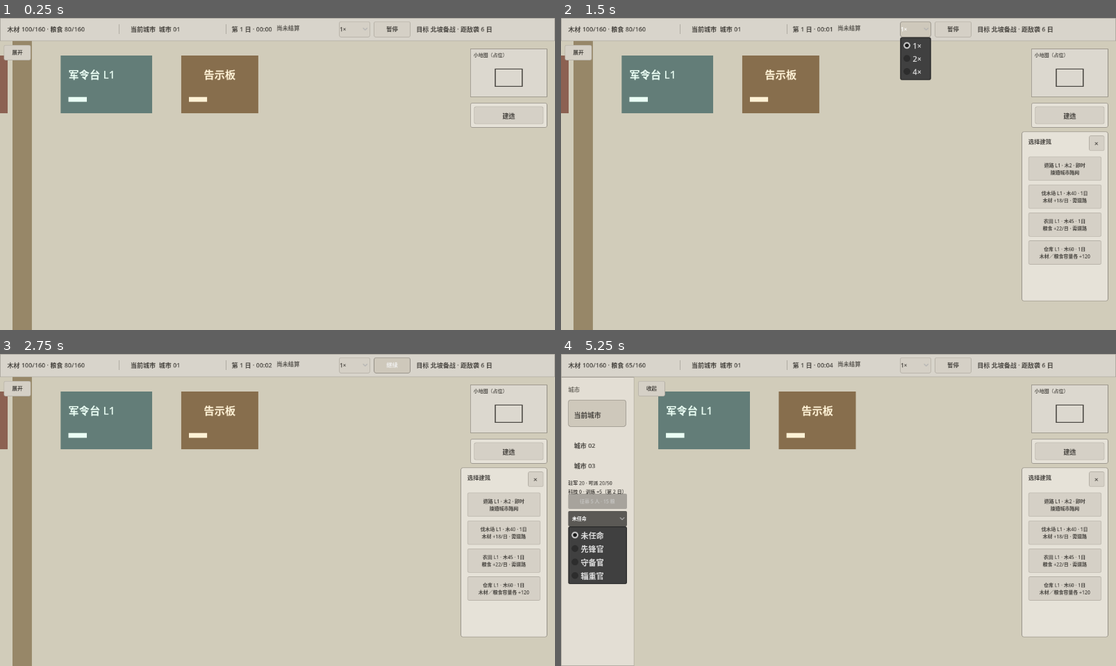
Above: before the commit, frames 1-4 (two rows, left to right).
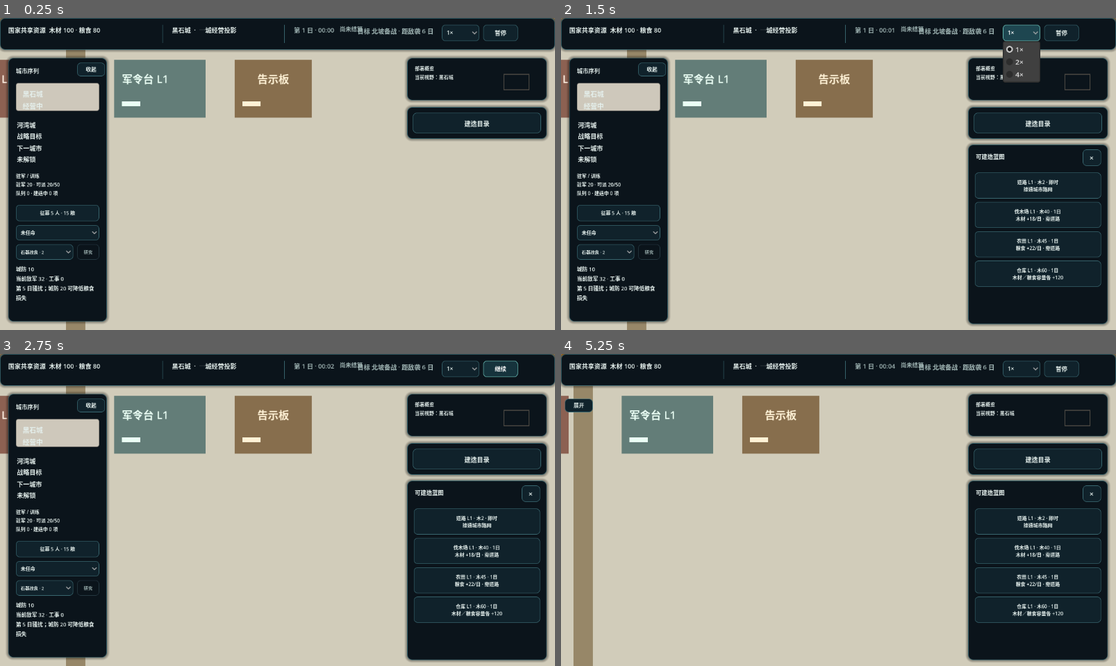
Above: after the commit, the same moments.

Repository: dodabojcuk-sys/Peace-Under-Heaven
Game: Godot game, scene res://scenes/blank_map.tscn
The game is run twice, just before and just after one commit, with the same random seed, the same clock (stepped at 60 frames per second) and the same inputs.
Inputs (mouse positions are in pixels of both pictures, inside the frame that each line leads up to):
- Up to frame 1 (0.25 s): no input
- Up to frame 2 (1.5 s): click "建造" (after the commit: "建造目录") at 0.5 s; click "1×" at 1.25 s
- Up to frame 3 (2.75 s): click "暂停" at 2 s
- Up to frame 4 (5.25 s): click "继续" at 2.75 s; click "展开" (after the commit: "收起") at 3.5 s; click (599, 500) at 4.25 s, where only the run before the commit has a clickable "征募 5 人 · 15 粮"; click (599, 519) at 5 s, where only the run before the commit has a clickable "未任命"

The runs differ from the first frame. In frame 1, 39% of the frame differs, in the area x 0-100%, y 0-100%; in frame 2, 54%; in frame 3, 54%; in frame 4, 49%.

Commit message:
feat: rebuild inner city overview and building context

Diff:
--- /dev/null
+++ b/resources/ui/inner_city_theme.tres
@@ -0,0 +1,75 @@
+[gd_resource type="Theme" load_steps=5 format=3]
+
+[sub_resource type="StyleBoxFlat" id="StyleBoxFlat_panel"]
+bg_color = Color(0.055, 0.078, 0.105, 0.96)
+border_width_left = 1
+border_width_top = 1
+border_width_right = 1
+border_width_bottom = 1
+border_color = Color(0.235, 0.345, 0.4, 0.88)
+corner_radius_top_left = 10
+corner_radius_top_right = 10
+corner_radius_bottom_right = 10
+corner_radius_bottom_left = 10
+shadow_color = Color(0, 0, 0, 0.32)
+shadow_size = 6
+
+[sub_resource type="StyleBoxFlat" id="StyleBoxFlat_button"]
+bg_color = Color(0.105, 0.16, 0.2, 1)
+border_width_left = 1
+border_width_top = 1
+border_width_right = 1
+border_width_bottom = 1
+border_color = Color(0.33, 0.56, 0.62, 0.9)
+corner_radius_top_left = 7
+corner_radius_top_right = 7
+corner_radius_bottom_right = 7
+corner_radius_bottom_left = 7
+content_margin_left = 12.0
+content_margin_top = 7.0
+content_margin_right = 12.0
+content_margin_bottom = 7.0
+
+[sub_resource type="StyleBoxFlat" id="StyleBoxFlat_button_hover"]
+bg_color = Color(0.14, 0.255, 0.29, 1)
+border_width_left = 1
+border_width_top = 1
+border_width_right = 1
+border_width_bottom = 1
+border_color = Color(0.55, 0.83, 0.82, 1)
+corner_radius_top_left = 7
+corner_radius_top_right = 7
+corner_radius_bottom_right = 7
+corner_radius_bottom_left = 7
+content_margin_left = 12.0
+content_margin_top = 7.0
+content_margin_right = 12.0
+content_margin_bottom = 7.0
+
+[sub_resource type="StyleBoxFlat" id="StyleBoxFlat_button_disabled"]
+bg_color = Color(0.075, 0.1, 0.125, 0.92)
+border_width_left = 1
+border_width_top = 1
+border_width_right = 1
+border_width_bottom = 1
+border_color = Color(0.19, 0.25, 0.28, 0.75)
+corner_radius_top_left = 7
+corner_radius_top_right = 7
+corner_radius_bottom_right = 7
+corner_radius_bottom_left = 7
+content_margin_left = 12.0
+content_margin_top = 7.0
+content_margin_right = 12.0
+content_margin_bottom = 7.0
+
+[resource]
+default_font_size = 15
+Label/colors/font_color = Color(0.88, 0.93, 0.92, 1)
+Panel/styles/panel = SubResource("StyleBoxFlat_panel")
+Button/colors/font_color = Color(0.86, 0.96, 0.94, 1)
+Button/colors/font_hover_color = Color(1, 1, 1, 1)
+Button/colors/font_disabled_color = Color(0.47, 0.55, 0.57, 1)
+Button/styles/normal = SubResource("StyleBoxFlat_button")
+Button/styles/hover = SubResource("StyleBoxFlat_button_hover")
+Button/styles/pressed = SubResource("StyleBoxFlat_button_hover")
+Button/styles/disabled = SubResource("StyleBoxFlat_button_disabled")
--- a/scenes/blank_map.tscn
+++ b/scenes/blank_map.tscn
@@ -5,6 +5,8 @@
 [ext_resource type="Script" path="res://scripts/building_selection_controller.gd" id="3_selection"]
 [ext_resource type="PackedScene" path="res://scenes/world_map_v0.tscn" id="4_world_map"]
 [ext_resource type="PackedScene" path="res://scenes/blackstone_expedition_mvp.tscn" id="5_mvp"]
+[ext_resource type="Script" path="res://scripts/inner_city_ui_r0.gd" id="6_inner_city_ui"]
+[ext_resource type="Theme" path="res://resources/ui/inner_city_theme.tres" id="7_inner_city_theme"]
 
 [sub_resource type="StyleBoxFlat" id="StyleBoxFlat_top_bar"]
 bg_color = Color(0.847059, 0.831373, 0.796078, 1)
@@ -457,6 +459,8 @@
 grow_horizontal = 2
 grow_vertical = 2
 mouse_filter = 2
+theme = ExtResource("7_inner_city_theme")
+script = ExtResource("6_inner_city_ui")
 
 [node name="TopStatusBar" type="Panel" parent="UI/Shell"]
 layout_mode = 0
@@ -1077,12 +1081,35 @@
 状态：施工中"
 autowrap_mode = 2
 
+[node name="UpgradeStatusCard" type="Label" parent="UI/Shell/BuildingDetailPanel"]
+layout_mode = 0
+offset_left = 20.0
+offset_top = 316.0
+offset_right = 260.0
+offset_bottom = 376.0
+mouse_filter = 2
+theme_override_colors/font_color = Color(0.364706, 0.352941, 0.329412, 1)
+theme_override_font_sizes/font_size = 12
+text = "升级状态\n当前权威未提供升级写入命令"
+autowrap_mode = 2
+
+[node name="UpgradeButton" type="Button" parent="UI/Shell/BuildingDetailPanel"]
+layout_mode = 0
+offset_left = 20.0
+offset_top = 386.0
+offset_right = 260.0
+offset_bottom = 420.0
+focus_mode = 0
+mouse_default_cursor_shape = 2
+theme_override_font_sizes/font_size = 12
+text = "查看升级门禁"
+
 [node name="RemoveButton" type="Button" parent="UI/Shell/BuildingDetailPanel"]
 layout_mode = 0
 offset_left = 20.0
-offset_top = 314.0
+offset_top = 430.0
 offset_right = 260.0
-offset_bottom = 346.0
+offset_bottom = 464.0
 focus_mode = 0
 mouse_default_cursor_shape = 2
 theme_override_colors/font_color = Color(0.364706, 0.24, 0.2, 1)
@@ -1091,6 +1118,50 @@
 theme_override_styles/hover = SubResource("StyleBoxFlat_current_city")
 theme_override_styles/pressed = SubResource("StyleBoxFlat_current_city")
 text = "移除建筑（原型）"
+
+[node name="UpgradeConfirmation" type="Control" parent="UI/Shell/BuildingDetailPanel"]
+visible = false
+layout_mode = 1
+anchors_preset = 15
+anchor_right = 1.0
+anchor_bottom = 1.0
+grow_horizontal = 2
+grow_vertical = 2
+mouse_filter = 1
+
+[node name="ConfirmationText" type="Label" parent="UI/Shell/BuildingDetailPanel/UpgradeConfirmation"]
+layout_mode = 0
+offset_left = 20.0
+offset_top = 88.0
+offset_right = 260.0
+offset_bottom = 226.0
+mouse_filter = 2
+theme_override_font_sizes/font_size = 14
+horizontal_alignment = 1
+vertical_alignment = 1
+autowrap_mode = 2
+
+[node name="ConfirmUpgradeButton" type="Button" parent="UI/Shell/BuildingDetailPanel/UpgradeConfirmation"]
+layout_mode = 0
+offset_left = 20.0
+offset_top = 250.0
+offset_right = 132.0
+offset_bottom = 286.0
+focus_mode = 0
+mouse_default_cursor_shape = 2
+theme_override_font_sizes/font_size = 12
+text = "保持当前等级"
+
+[node name="CancelUpgradeButton" type="Button" parent="UI/Shell/BuildingDetailPanel/UpgradeConfirmation"]
+layout_mode = 0
+offset_left = 148.0
+offset_top = 250.0
+offset_right = 260.0
+offset_bottom = 286.0
+focus_mode = 0
+mouse_default_cursor_shape = 2
+theme_override_font_sizes/font_size = 12
+text = "返回详情"
 
 [node name="FirstWarActions" type="Control" parent="UI/Shell/BuildingDetailPanel"]
 visible = false
--- a/scripts/building_selection_controller.gd
+++ b/scripts/building_selection_controller.gd
@@ -5,6 +5,7 @@
 	NONE,
 	SELECTED,
 	REMOVE_CONFIRM,
+	UPGRADE_CONFIRM,
 }
 
 const SELECTION_OUTLINE_MARGIN := 4.0
@@ -23,6 +24,21 @@
 @onready var footprint: Label = $"../UI/Shell/BuildingDetailPanel/Footprint"
 @onready var prototype_status: Label = $"../UI/Shell/BuildingDetailPanel/PrototypeStatus"
 @onready var description: Label = $"../UI/Shell/BuildingDetailPanel/Description"
+@onready var upgrade_status_card: Label = (
+	$"../UI/Shell/BuildingDetailPanel/UpgradeStatusCard"
+)
+@onready var upgrade_button: Button = (
+	$"../UI/Shell/BuildingDetailPanel/UpgradeButton"
+)
+@onready var upgrade_confirmation: Control = (
+	$"../UI/Shell/BuildingDetailPanel/UpgradeConfirmation"
+)
+@onready var confirm_upgrade_button: Button = (
+	$"../UI/Shell/BuildingDetailPanel/UpgradeConfirmation/ConfirmUpgradeButton"
+)
+@onready var cancel_upgrade_button: Button = (
+	$"../UI/Shell/BuildingDetailPanel/UpgradeConfirmation/CancelUpgradeButton"
+)
 @onready var close_button: Button = $"../UI/Shell/BuildingDetailPanel/CloseButton"
 @onready var remove_button: Button = $"../UI/Shell/BuildingDetailPanel/RemoveButton"
 @onready var first_war_actions: Control = (
@@ -58,6 +74,9 @@
 
 func _ready() -> void:
 	close_button.pressed.connect(clear_selection)
+	upgrade_button.pressed.connect(request_upgrade_confirmation)
+	confirm_upgrade_button.pressed.connect(confirm_upgrade_gate)
+	cancel_upgrade_button.pressed.connect(cancel_upgrade_confirmation)
 	remove_button.pressed.connect(request_removal_confirmation)
 	confirm_remove_button.pressed.connect(confirm_removal)
 	cancel_remove_button.pressed.connect(cancel_removal_confirmation)
@@ -115,6 +134,7 @@
 	detail_panel.visible = false
 	noticeboard_panel.visible = false
 	removal_confirmation.visible = false
+	upgrade_confirmation.visible = false
 	first_war_actions.visible = false
 	city_gate_actions.visible = false
 	construction_controller.set_detail_panel_active(false)
@@ -133,6 +153,33 @@
 	return state == SelectionState.REMOVE_CONFIRM and has_selection()
 
 
+func is_awaiting_upgrade_confirmation() -> bool:
+	return state == SelectionState.UPGRADE_CONFIRM and has_selection()
+
+
+func request_upgrade_confirmation() -> void:
+	if not has_selection() or is_awaiting_removal_confirmation():
+		return
+	state = SelectionState.UPGRADE_CONFIRM
+	_show_upgrade_confirmation()
+
+
+func cancel_upgrade_confirmation() -> void:
+	if not is_awaiting_upgrade_confirmation():
+		return
+	state = SelectionState.SELECTED
+	_show_selected_presentation()
+
+
+func confirm_upgrade_gate() -> void:
+	if not is_awaiting_upgrade_confirmation():
+		return
+	# The current city authority deliberately exposes no building upgrade writer.
+	# This confirmation must never simulate an upgrade, cost, or save mutation.
+	state = SelectionState.SELECTED
+	_show_selected_presentation()
+
+
 func request_removal_confirmation() -> void:
 	var record: Dictionary = construction_controller.get_building_record(
 		selected_placement_id
@@ -169,6 +216,9 @@
 
 
 func handle_escape() -> bool:
+	if is_awaiting_upgrade_confirmation():
+		cancel_upgrade_confirmation()
+		return true
 	if is_awaiting_removal_confirmation():
 		cancel_removal_confirmation()
 		return true
@@ -293,6 +343,10 @@
 	remove_button.disabled = (
 		construction_controller.is_city_action_locked_for_battle()
 	)
+	upgrade_status_card.text = "升级状态\n%s\n%s" % [
+		str(build_data.level_text),
+		str(build_data.next_level_text),
+	]
 
 
 func _show_selected_presentation() -> void:
@@ -317,6 +371,7 @@
 		and bool(record.get("removable", false))
 	)
 	removal_confirmation.visible = false
+	upgrade_confirmation.visible = false
 	detail_panel.visible = true
 
 
@@ -325,6 +380,15 @@
 	for control in _get_detail_controls():
 		control.visible = false
 	removal_confirmation.visible = true
+	detail_panel.visible = true
+
+
+func _show_upgrade_confirmation() -> void:
+	panel_title.text = "升级门禁"
+	for control in _get_detail_controls():
+		control.visible = false
+	removal_confirmation.visible = false
+	upgrade_confirmation.visible = true
 	detail_panel.visible = true
 
 
@@ -345,6 +409,8 @@
 		footprint,
 		prototype_status,
 		description,
+		upgrade_status_card,
+		upgrade_button,
 		remove_button,
 	]
 
--- /dev/null
+++ b/scripts/inner_city_ui_r0.gd
@@ -0,0 +1,265 @@
+extends Control
+
+
+const SURFACE := Color("0b141b")
+const SURFACE_RAISED := Color("10222b")
+const BORDER := Color("3a6972")
+const TEXT := Color("e5f0ed")
+const MUTED_TEXT := Color("9fb4b3")
+const ACCENT := Color("76d2c7")
+const WARNING := Color("f3c56b")
+const DANGER := Color("df8d7f")
+
+@onready var construction_controller: Node = $"../../ConstructionController"
+@onready var top_status_bar: Panel = $TopStatusBar
+@onready var resource_summary: Label = $TopStatusBar/ResourceSummary
+@onready var current_city: Label = $TopStatusBar/CurrentCity
+@onready var time_summary: Label = $TopStatusBar/TimeSummary
+@onready var daily_report: Label = $TopStatusBar/DailyReport
+@onready var alert_summary: Label = $TopStatusBar/AlertSummary
+@onready var city_bar: Panel = $CityBar
+@onready var city_bar_toggle: Button = $CityBarToggle
+@onready var city_title: Label = $CityBar/Title
+@onready var city_current: Label = $CityBar/CurrentCitySelection/Label
+@onready var city_two: Label = $CityBar/City02
+@onready var city_three: Label = $CityBar/City03
+@onready var army_status: Label = $CityBar/ArmyStatus
+@onready var minimap: Panel = $MinimapPlaceholder
+@onready var minimap_label: Label = $MinimapPlaceholder/Label
+@onready var construction_entry: Panel = $ConstructionEntryPanel
+@onready var build_entry_button: Button = $ConstructionEntryPanel/BuildEntryButton
+@onready var build_mode_status: Label = $ConstructionEntryPanel/BuildModeStatus
+@onready var construction_menu: Panel = $ConstructionMenu
+@onready var detail_panel: Panel = $BuildingDetailPanel
+@onready var noticeboard_panel: Panel = $NoticeboardPanel
+
+
+func _ready() -> void:
+	_apply_visual_tokens()
+	_apply_static_copy()
+	_layout_for_viewport()
+	get_viewport().size_changed.connect(_layout_for_viewport)
+	construction_controller.city_state_changed.connect(_refresh_read_model)
+	_refresh_read_model()
+	call_deferred("_restore_product_overview")
+
+
+func _restore_product_overview() -> void:
+	# MapPanController initializes after this child and restores its legacy collapsed
+	# rail. The product successor has one active city, so its operating summary is
+	# intentionally visible by default without creating another state owner.
+	city_bar.visible = true
+	city_bar_toggle.visible = true
+
+
+func _apply_visual_tokens() -> void:
+	for panel in [
+		top_status_bar,
+		city_bar,
+		minimap,
+		construction_entry,
+		construction_menu,
+		detail_panel,
+		noticeboard_panel,
+	]:
+		panel.add_theme_stylebox_override("panel", _panel_style())
+
+	for button in find_children("*", "Button", true, false):
+		_apply_button_tokens(button as Button)
+	for label in find_children("*", "Label", true, false):
+		(label as Label).add_theme_color_override("font_color", TEXT)
+
+	for separator in [
+		$TopStatusBar/DividerOne,
+		$TopStatusBar/DividerTwo,
+		$BuildingDetailPanel/Divider,
+	]:
+		(separator as ColorRect).color = BORDER
+
+
+func _apply_static_copy() -> void:
+	city_bar.visible = true
+	city_bar_toggle.visible = true
+	city_title.text = "城市序列"
+	city_current.text = "黑石城\n经营中"
+	city_two.text = "河湾城\n战略目标"
+	city_three.text = "下一城市\n未解锁"
+	minimap_label.text = "部署概览\n当前视野：黑石城"
+	build_entry_button.text = "建造目录"
+	build_mode_status.text = "已选蓝图\n点击地块确认 · Esc 取消"
+	$ConstructionMenu/Title.text = "可建造蓝图"
+	$BuildingDetailPanel/PanelTitle.text = "建筑档案"
+	$BuildingDetailPanel/UpgradeStatusCard.text = (
+		"升级状态\n当前权威未提供升级写入命令\n不会伪造等级或扣除资源"
+	)
+	$BuildingDetailPanel/UpgradeButton.text = "查看升级门禁"
+	$BuildingDetailPanel/UpgradeConfirmation/ConfirmationText.text = (
+		"无可执行升级\n\n当前唯一城市权威尚未提供建筑升级 command。\n保持当前等级，避免伪造资源或存档写入。"
+	)
+	$BuildingDetailPanel/UpgradeConfirmation/ConfirmUpgradeButton.text = "保持当前等级"
+	$BuildingDetailPanel/UpgradeConfirmation/CancelUpgradeButton.text = "返回详情"
+
+
+func _refresh_read_model() -> void:
+	if not is_instance_valid(construction_controller):
+		return
+	var nation: Variant = construction_controller.get_nation_state()
+	if nation == null:
+		return
+	var wood: int = int(nation.get_resource(&"wood"))
+	var food: int = int(nation.get_resource(&"food"))
+	resource_summary.text = "国家共享资源  木材 %d · 粮食 %d" % [wood, food]
+	current_city.text = "黑石城  ·  一城经营投影"
+	var garrison: Dictionary = construction_controller.get_garrison_snapshot()
+	var queue: Dictionary = construction_controller.get_training_queue_snapshot()
+	army_status.text = "驻军 / 训练\n驻军 %d · 可派 %d/%d\n队列 %d · 建造中 %d 项" % [
+		int(garrison.get("total_count", 0)),
+		int(garrison.get("dispatchable_count", 0)),
+		int(garrison.get("effective_command_limit", 0)),
+		int(queue.get("queued_count", 0)),
+		construction_controller.get_construction_in_progress_count(),
+	]
+	for label in [time_summary, daily_report, alert_summary]:
+		label.add_theme_color_override("font_color", MUTED_TEXT)
+
+
+func _layout_for_viewport() -> void:
+	var viewport_size := get_viewport_rect().size
+	var width := viewport_size.x
+	var height := viewport_size.y
+	var edge := clampf(width * 0.015, 16.0, 32.0)
+	var top_height := clampf(height * 0.078, 66.0, 82.0)
+	var left_width := clampf(width * 0.17, 205.0, 270.0)
+	var right_width := clampf(width * 0.235, 290.0, 380.0)
+	var rail_top := top_height + edge
+
+	top_status_bar.position = Vector2.ZERO
+	top_status_bar.size = Vector2(width, top_height)
+	resource_summary.position = Vector2(edge, 14.0)
+	resource_summary.size = Vector2(left_width + 115.0, 28.0)
+	$TopStatusBar/DividerOne.position = Vector2(left_width + 132.0, 14.0)
+	$TopStatusBar/DividerOne.size = Vector2(1.0, top_height - 28.0)
+	current_city.position = Vector2(left_width + 152.0, 14.0)
+	current_city.size = Vector2(220.0, 28.0)
+	$TopStatusBar/DividerTwo.position = Vector2(left_width + 385.0, 14.0)
+	$TopStatusBar/DividerTwo.size = Vector2(1.0, top_height - 28.0)
+	time_summary.position = Vector2(left_width + 405.0, 14.0)
+	time_summary.size = Vector2(88.0, 28.0)
+	daily_report.position = Vector2(left_width + 500.0, 14.0)
+	daily_report.size = Vector2(maxf(140.0, width - right_width - left_width - 560.0), 28.0)
+	$TopStatusBar/TimeSpeedOption.position = Vector2(width - 235.0, 14.0)
+	$TopStatusBar/TimeSpeedOption.size = Vector2(78.0, 34.0)
+	$TopStatusBar/PauseButton.position = Vector2(width - 149.0, 14.0)
+	$TopStatusBar/PauseButton.size = Vector2(72.0, 34.0)
+	alert_summary.position = Vector2(width - 410.0, 16.0)
+	alert_summary.size = Vector2(160.0, 28.0)
+
+	city_bar.position = Vector2(edge, rail_top)
+	city_bar.size = Vector2(left_width, maxf(360.0, height - rail_top - edge))
+	city_bar_toggle.position = Vector2(edge + left_width - 72.0, rail_top + 10.0)
+	city_bar_toggle.size = Vector2(58.0, 28.0)
+	$CityBar/Title.position = Vector2(16.0, 18.0)
+	$CityBar/CurrentCitySelection.position = Vector2(16.0, 52.0)
+	$CityBar/CurrentCitySelection.size = Vector2(left_width - 32.0, 58.0)
+	$CityBar/CurrentCitySelection/Label.position = Vector2(14.0, 11.0)
+	$CityBar/CurrentCitySelection/Label.size = Vector2(left_width - 60.0, 42.0)
+	city_two.position = Vector2(18.0, 128.0)
+	city_two.size = Vector2(left_width - 36.0, 38.0)
+	city_three.position = Vector2(18.0, 176.0)
+	city_three.size = Vector2(left_width - 36.0, 38.0)
+	army_status.position = Vector2(16.0, 237.0)
+	army_status.size = Vector2(left_width - 32.0, 58.0)
+	$CityBar/RecruitButton.position = Vector2(16.0, 305.0)
+	$CityBar/RecruitButton.size = Vector2(left_width - 32.0, 34.0)
+	$CityBar/GeneralOption.position = Vector2(16.0, 347.0)
+	$CityBar/GeneralOption.size = Vector2(left_width - 32.0, 32.0)
+	$CityBar/TechOption.position = Vector2(16.0, 387.0)
+	$CityBar/TechOption.size = Vector2(left_width - 86.0, 32.0)
+	$CityBar/ResearchButton.position = Vector2(left_width - 62.0, 387.0)
+	$CityBar/ResearchButton.size = Vector2(46.0, 32.0)
+	$CityBar/ThreatDetail.position = Vector2(16.0, 430.0)
+	$CityBar/ThreatDetail.size = Vector2(left_width - 32.0, 94.0)
+
+	minimap.position = Vector2(width - right_width - edge, rail_top)
+	minimap.size = Vector2(right_width, 88.0)
+	minimap_label.position = Vector2(16.0, 14.0)
+	minimap_label.size = Vector2(right_width - 32.0, 52.0)
+	$MinimapPlaceholder/ViewportFrame.position = Vector2(right_width - 90.0, 33.0)
+	$MinimapPlaceholder/ViewportFrame.size = Vector2(54.0, 34.0)
+
+	construction_entry.position = Vector2(width - right_width - edge, rail_top + 102.0)
+	construction_entry.size = Vector2(right_width, 66.0)
+	build_entry_button.position = Vector2(12.0, 12.0)
+	build_entry_button.size = Vector2(right_width - 24.0, 42.0)
+	build_mode_status.position = Vector2(14.0, 10.0)
+	build_mode_status.size = Vector2(right_width - 28.0, 46.0)
+
+	construction_menu.position = Vector2(width - right_width - edge, rail_top + 180.0)
+	construction_menu.size = Vector2(right_width, minf(405.0, height - rail_top - 192.0))
+	_layout_catalog(right_width)
+
+	detail_panel.position = Vector2(width - right_width - edge, rail_top + 102.0)
+	detail_panel.size = Vector2(right_width, minf(610.0, height - rail_top - 116.0))
+	_layout_detail(right_width)
+
+
+func _layout_catalog(width: float) -> void:
+	$ConstructionMenu/Title.position = Vector2(16.0, 16.0)
+	$ConstructionMenu/CloseButton.position = Vector2(width - 52.0, 10.0)
+	$ConstructionMenu/CloseButton.size = Vector2(38.0, 34.0)
+	var button_y := 58.0
+	for button in [
+		$ConstructionMenu/RoadButton,
+		$ConstructionMenu/LoggingCampButton,
+		$ConstructionMenu/FarmButton,
+		$ConstructionMenu/WarehouseButton,
+		$ConstructionMenu/WatchtowerButton,
+	]:
+		button.position = Vector2(14.0, button_y)
+		button.size = Vector2(width - 28.0, 54.0)
+		button_y += 61.0
+
+
+func _layout_detail(width: float) -> void:
+	$BuildingDetailPanel/PanelTitle.position = Vector2(18.0, 16.0)
+	$BuildingDetailPanel/CloseButton.position = Vector2(width - 52.0, 10.0)
+	$BuildingDetailPanel/CloseButton.size = Vector2(38.0, 34.0)
+	$BuildingDetailPanel/Divider.position = Vector2(18.0, 56.0)
+	$BuildingDetailPanel/Divider.size = Vector2(width - 36.0, 1.0)
+	for node_name in ["TargetName", "TargetType", "GridPosition", "Footprint", "PrototypeStatus", "Description", "UpgradeStatusCard"]:
+		var label := $BuildingDetailPanel.get_node(node_name) as Label
+		label.size.x = width - 40.0
+	$BuildingDetailPanel/RemoveButton.size.x = width - 40.0
+	$BuildingDetailPanel/UpgradeButton.size.x = width - 40.0
+
+
+func _panel_style() -> StyleBoxFlat:
+	var style := StyleBoxFlat.new()
+	style.bg_color = SURFACE
+	style.border_color = BORDER
+	style.set_border_width_all(1)
+	style.set_corner_radius_all(10)
+	style.shadow_color = Color(0.0, 0.0, 0.0, 0.38)
+	style.shadow_size = 6
+	return style
+
+
+func _apply_button_tokens(button: Button) -> void:
+	button.add_theme_color_override("font_color", TEXT)
+	button.add_theme_color_override("font_hover_color", Color.WHITE)
+	button.add_theme_color_override("font_disabled_color", MUTED_TEXT)
+	button.add_theme_stylebox_override("normal", _button_style(SURFACE_RAISED, BORDER))
+	button.add_theme_stylebox_override("hover", _button_style(Color("16333c"), ACCENT))
+	button.add_theme_stylebox_override("pressed", _button_style(Color("1e4650"), ACCENT))
+	button.add_theme_stylebox_override("disabled", _button_style(SURFACE, Color("263942")))
+
+
+func _button_style(color: Color, outline: Color) -> StyleBoxFlat:
+	var style := StyleBoxFlat.new()
+	style.bg_color = color
+	style.border_color = outline
+	style.set_border_width_all(1)
+	style.set_corner_radius_all(7)
+	style.content_margin_left = 10.0
+	style.content_margin_right = 10.0
+	return style
--- a/scripts/map_pan_controller.gd
+++ b/scripts/map_pan_controller.gd
@@ -31,7 +31,7 @@
 var last_pointer_screen := Vector2.ZERO
 var pending_drag_delta := Vector2.ZERO
 var is_dragging := false
-var city_bar_expanded := false
+var city_bar_expanded := true
 var world_map_open := false
 var mvp_expedition_open := false
 var _city_camera_position := Vector2.ZERO
@@ -66,7 +66,9 @@
 		_refresh_blackstone_mvp_entry
 	)
 	campaign_world_map.configure(construction_controller)
-	set_city_bar_expanded(false)
+	# The product successor begins with the only active city's operating context
+	# visible. This is presentation state only; city authority remains unchanged.
+	set_city_bar_expanded(true)
 	_refresh_blackstone_mvp_entry()
 	call_deferred("_initialize_camera")
 
Not shown, added: scripts/inner_city_ui_r0.gd.uid
